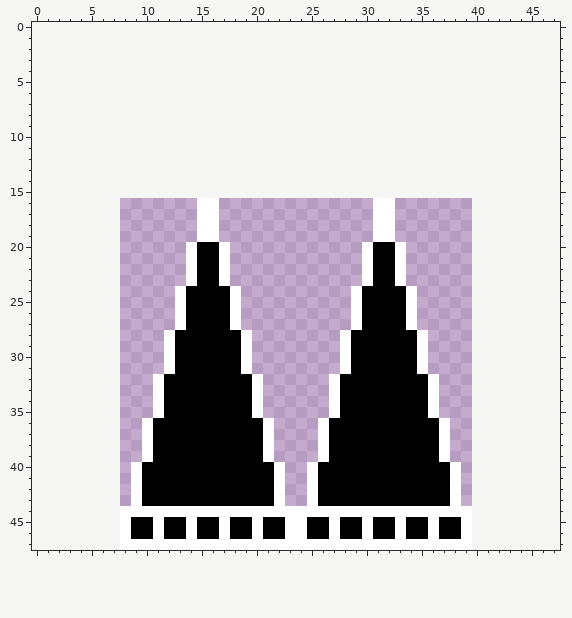
Two versions of one pixel-art sprite, assets/textures/default/tiles/spike.png. That is the earlier state.
The file is 32x32 pixels. The old version is drawn lined up with the new one, on the new canvas.
Once edited:
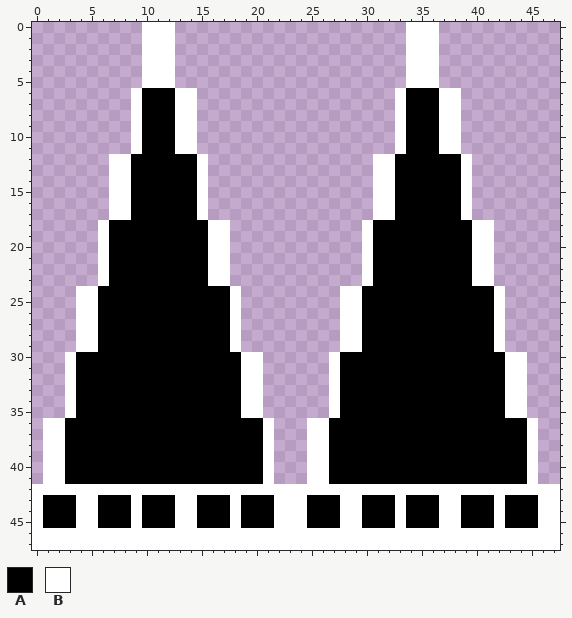
Palette (. is transparent): A #000000  B #ffffff
Diff:
canvas 32x32 -> 48x48, the old top-left corner now at 8,16
Changed rows in their new state; - is an unchanged pixel.
first column x 0:
 0 ----------BBB---------------------BBB-----------
 1 ----------BBB---------------------BBB-----------
 2 ----------BBB---------------------BBB-----------
 3 ----------BBB---------------------BBB-----------
 4 ----------BBB---------------------BBB-----------
 5 ----------BBB---------------------BBB-----------
 6 ---------BAAABB------------------BAAABB---------
 7 ---------BAAABB------------------BAAABB---------
 8 ---------BAAABB------------------BAAABB---------
 9 ---------BAAABB------------------BAAABB---------
10 ---------BAAABB------------------BAAABB---------
11 ---------BAAABB------------------BAAABB---------
12 -------BBAAAAAAB---------------BBAAAAAAB--------
13 -------BBAAAAAAB---------------BBAAAAAAB--------
14 -------BBAAAAAAB---------------BBAAAAAAB--------
15 -------BBAAAAAAB---------------BBAAAAAAB--------
16 -------BBAAAAAA-.----------------AAAAAAB--------
17 -------BBAAAAAA-.----------------AAAAAAB--------
18 ------BAAAAAAAAA-B------------BAAAAAAAAABB------
19 ------BAAAAAAAAA-B------------BAAAAAAAAABB------
20 ------BAAAAAAAA-B----------------AAAAAAABB------
21 ------BAAAAAAAA-B----------------AAAAAAABB------
22 ------BAAAAAAAA-B----------------AAAAAAABB------
23 ------BAAAAAAAA-B----------------AAAAAAABB------
24 ----BBAAAAAAAA--------------B-----AAAAAAAAB-----
25 ----BBAAAAAAAA--------------B-----AAAAAAAAB-----
26 ----BBAAAAAAAA--------------B-----AAAAAAAAB-----
27 ----BBAAAAAAAA--------------B-----AAAAAAAAB-----
28 ----BBAAAAAAA-----B.---------B-----AAAAAAAB-----
29 ----BBAAAAAAA-----B.---------B-----AAAAAAAB-----
30 ---BAAAAAAAAA-------B------BA------AAAAAAAABB---
31 ---BAAAAAAAAA-------B------BA------AAAAAAAABB---
32 ---BAAAAAAAA-------B----------------AAAAAAABB---
33 ---BAAAAAAAA-------B----------------AAAAAAABB---
34 ---BAAAAAAAA-------B----------------AAAAAAABB---
35 ---BAAAAAAAA-------B----------------AAAAAAABB---
36 -BBAAAAAAAA--------------B-----------AAAAAAAAB--
37 -BBAAAAAAAA--------------B-----------AAAAAAAAB--
38 -BBAAAAAAAA--------------B-----------AAAAAAAAB--
39 -BBAAAAAAAA--------------B-----------AAAAAAAAB--
40 -BBAAAAAAA-----------B.---B-----------AAAAAAAB--
41 -BBAAAAAAA-----------B.---B-----------AAAAAAAB--
42 BBBBBBBBB-BBBBBBBBBBBB-BB-BBBBBBBBBBBB-BBBBBBBBB
43 BAAABBAAA----BB---B----BBA--BB---B---B-AAABAAABB
44 BAAABBAAA-AAA--AAA-AAA---AAA--AAA-AAA--AAABAAABB
45 BAAABBAAAB-A-B---AB-A-B----ABBA-----ABBAAABAAABB
46 BBBBBBBB-BB-BB-BB-BB-BB--BB-BB-BB-BB-BB-BBBBBBBB
47 BBBBBBBB--------------------------------BBBBBBBB
Pixel boxes of the changes (left, top, right, bottom) in both pictures:
changed: (32, 22, 560, 550)
